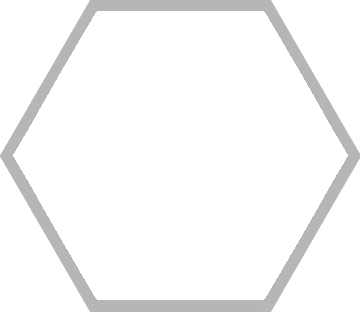
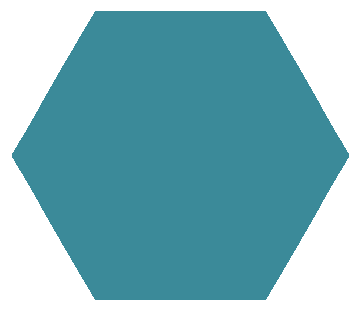
Comparing the layer stacks of the two 360 × 312 images. Changes:
hid "1 副本" over [0, 0, 360, 312]
added layer "图层 1" (80%) over [12, 11, 349, 300]
